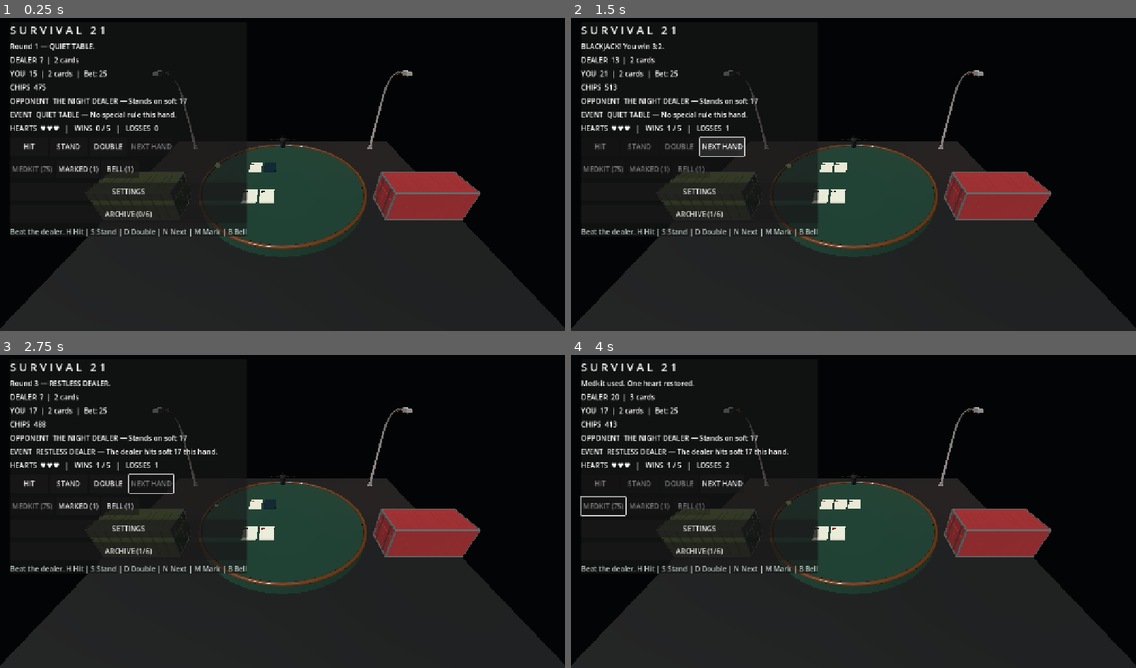
Above: before the commit, frames 1-4 (two rows, left to right).
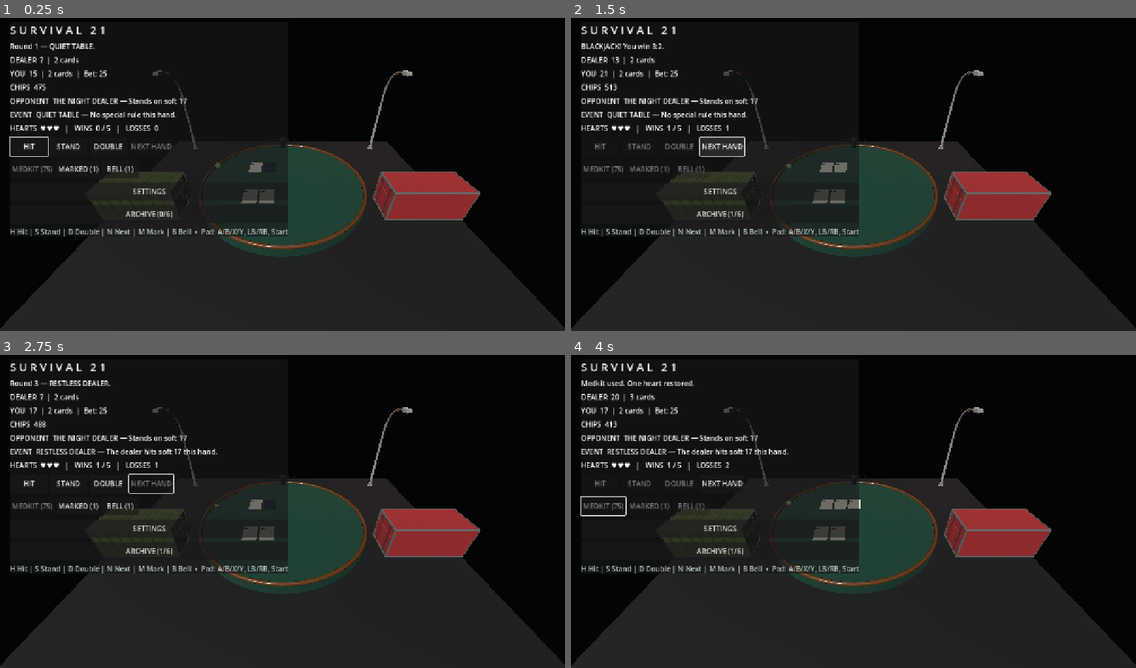
Above: after the commit, the same moments.

Repository: kage049754/Cgame
Game: Godot game, scene res://scenes/main.tscn
Two runs of this game, one before a commit and one after it. Both use one fixed random seed, a clock stepped at 60 frames per second and the inputs below.
Inputs:
- Up to frame 1 (0.25 s): no input
- Up to frame 2 (1.5 s): click "HIT" at 0.5 s; click "NEXT HAND" at 1.25 s
- Up to frame 3 (2.75 s): click "NEXT HAND" at 2 s
- Up to frame 4 (4 s): click "STAND" at 2.75 s; click "MEDKIT (75)" at 3.5 s

The runs differ from the first frame. In frame 1, 2.7% of the frame differs, in the area x 1-51%, y 37-70%; in frame 2, 2.6%; in frame 3, 2.6%; in frame 4, 2.7%.

Commit message:
Add gamepad controls and input mapping tests

Diff:
--- /dev/null
+++ b/scripts/controller_input.gd
@@ -0,0 +1,20 @@
+class_name SurvivalControllerInput
+extends RefCounted
+
+static func action_for_button(button_index: int) -> String:
+	match button_index:
+		JOY_BUTTON_A:
+			return "hit"
+		JOY_BUTTON_B:
+			return "stand"
+		JOY_BUTTON_X:
+			return "double"
+		JOY_BUTTON_Y:
+			return "next_hand"
+		JOY_BUTTON_LEFT_SHOULDER:
+			return "marked_card"
+		JOY_BUTTON_RIGHT_SHOULDER:
+			return "house_bell"
+		JOY_BUTTON_START:
+			return "restart"
+	return ""
--- a/scripts/main.gd
+++ b/scripts/main.gd
@@ -13,6 +13,7 @@
 const EncounterEventsState = preload("res://scripts/encounter_events.gd")
 const AudioSystemScript = preload("res://scripts/procedural_audio.gd")
 const SettingsStore = preload("res://scripts/settings_store.gd")
+const ControllerInput = preload("res://scripts/controller_input.gd")
 const ProgressionState = preload("res://scripts/progression.gd")
 const STARTING_CHIPS := 500
 const BASE_BET := 25
@@ -130,6 +131,30 @@
 		audio_system.call("set_effects_volume", value / 100.0)
 	_save_settings()
 
+func _unhandled_input(event: InputEvent) -> void:
+	if not event is InputEventJoypadButton or not event.pressed:
+		return
+	var action := ControllerInput.action_for_button(event.button_index)
+	match action:
+		"hit":
+			_on_hit()
+		"stand":
+			_on_stand()
+		"double":
+			_on_double()
+		"next_hand":
+			_on_next_hand()
+		"marked_card":
+			_on_marked_card()
+		"house_bell":
+			_on_house_bell()
+		"restart":
+			if restart_button.visible:
+				_on_restart()
+		_:
+			return
+	get_viewport().set_input_as_handled()
+
 func _unhandled_key_input(event: InputEvent) -> void:
 	if not event is InputEventKey or not event.pressed or event.echo:
 		return
@@ -149,6 +174,11 @@
 		KEY_R:
 			if restart_button.visible:
 				_on_restart()
+		KEY_ESCAPE:
+			if settings_panel.visible:
+				_toggle_settings()
+			elif archive_dialog.visible:
+				archive_dialog.hide()
 	get_viewport().set_input_as_handled()
 
 func _build_table() -> void:
@@ -352,9 +382,10 @@
 	settings_column.add_child(close_settings)
 
 	var hint := Label.new()
-	hint.text = "Beat the dealer. H Hit | S Stand | D Double | N Next | M Mark | B Bell"
+	hint.text = "H Hit | S Stand | D Double | N Next | M Mark | B Bell  •  Pad: A/B/X/Y, LB/RB, Start"
 	hint.add_theme_color_override("font_color", Color(0.72, 0.78, 0.75))
 	column.add_child(hint)
+	hit_button.grab_focus()
 
 func _make_button(caption: String, callback: Callable) -> Button:
 	var button := Button.new()
--- a/tests/run_tests.gd
+++ b/tests/run_tests.gd
@@ -7,6 +7,7 @@
 const SaveSystem = preload("res://scripts/survival_save.gd")
 const EncounterEventsState = preload("res://scripts/encounter_events.gd")
 const ProgressionState = preload("res://scripts/progression.gd")
+const ControllerInput = preload("res://scripts/controller_input.gd")
 
 var failures := 0
 
@@ -22,6 +23,7 @@
 	_test_encounter_events()
 	_test_save_migration()
 	_test_persistent_progression()
+	_test_controller_input_mapping()
 	if failures > 0:
 		push_error("Survival 21 test suite failed with %d assertion(s)." % failures)
 		quit(1)
@@ -168,6 +170,16 @@
 	_expect(upgraded.load(path) == OK and int(upgraded.get_value("state", "save_version", 0)) == SaveSystem.SAVE_VERSION, "Migrated save should be persisted at the new version")
 	SaveSystem.delete_state(path)
 
+func _test_controller_input_mapping() -> void:
+	_expect(ControllerInput.action_for_button(JOY_BUTTON_A) == "hit", "Gamepad A should hit")
+	_expect(ControllerInput.action_for_button(JOY_BUTTON_B) == "stand", "Gamepad B should stand")
+	_expect(ControllerInput.action_for_button(JOY_BUTTON_X) == "double", "Gamepad X should double")
+	_expect(ControllerInput.action_for_button(JOY_BUTTON_Y) == "next_hand", "Gamepad Y should start the next hand")
+	_expect(ControllerInput.action_for_button(JOY_BUTTON_LEFT_SHOULDER) == "marked_card", "Left shoulder should use Marked Card")
+	_expect(ControllerInput.action_for_button(JOY_BUTTON_RIGHT_SHOULDER) == "house_bell", "Right shoulder should use House Bell")
+	_expect(ControllerInput.action_for_button(JOY_BUTTON_START) == "restart", "Start should restart after a run ends")
+	_expect(ControllerInput.action_for_button(JOY_BUTTON_BACK) == "", "Unmapped gamepad buttons should be ignored")
+
 func _test_persistent_progression() -> void:
 	var path := "user://survival21_profile_test.cfg"
 	var profile := ProgressionState.new()
Not shown, changed: GAMEPLAY.md
